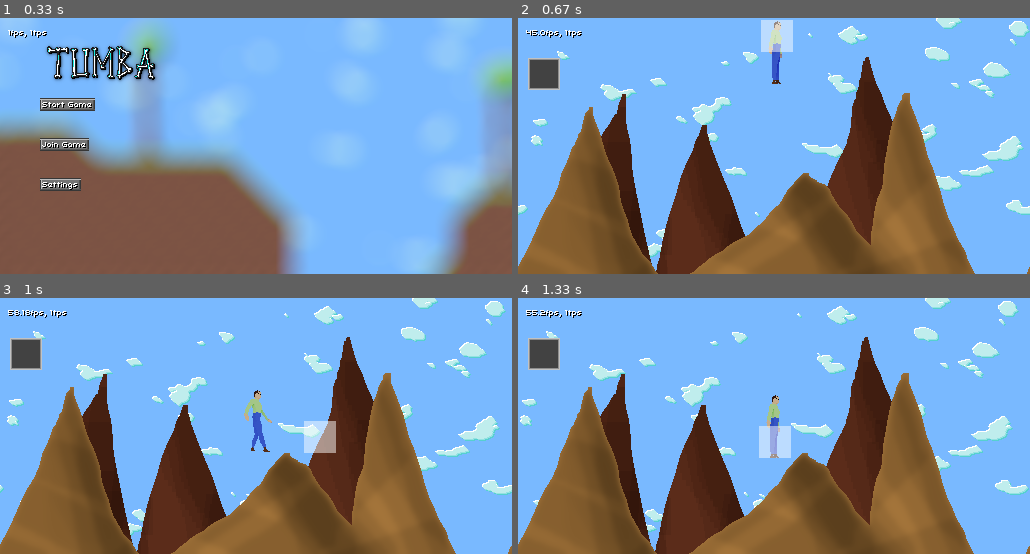
Above: before the commit, frames 1-4 (two rows, left to right).
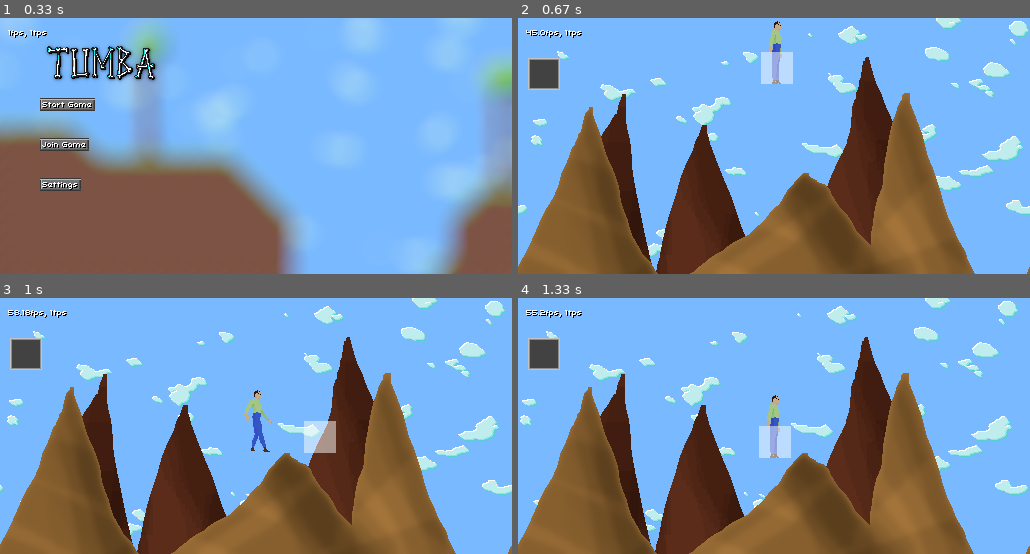
Above: after the commit, the same moments.

Repository: tumbagame/tumba
Game: pygame game, started from main.py
Two runs of this game, one before a commit and one after it. Both use one fixed random seed, a clock stepped at 60 frames per second and the inputs below.
Inputs (mouse positions are in pixels of both pictures, inside the frame that each line leads up to):
- Up to frame 1 (0.33 s): no input
- Up to frame 2 (0.67 s): click (584, 105) at 0.38 s
- Up to frame 3 (1 s): hold D from 0.67 s (still down); move the mouse to (419, 418) at 0.7 s
- Up to frame 4 (1.33 s): release D at 1.13 s; hold W from 1.17 s (still down); move the mouse to (651, 428) at 1.2 s; tap F at 1.23 s

Frame 1 is identical in both runs. In frame 2, 1.6% of the frame differs, in the area x 47-54%, y 0-26%; in frame 3, nothing differs; in frame 4, nothing differs.

Commit message:
Re-center selection

Diff:
--- a/game.py
+++ b/game.py
@@ -67,10 +67,10 @@
         if pg.K_0 in keys:
             self.player.position.x += 100
         self.selection_x = int(
-            (self.player.position.x + self.selection_position.x * 32) / 32
+            (self.player.position.x + self.selection_position.x * 32 - 1) / 32
         )
         self.selection_y = int(
-            (self.player.position.y + self.selection_position.y * 32) / 32
+            (self.player.position.y + self.selection_position.y * 32 + 16) / 32
         )
 
         self.selection_position += mouse.velocity * 0.01
